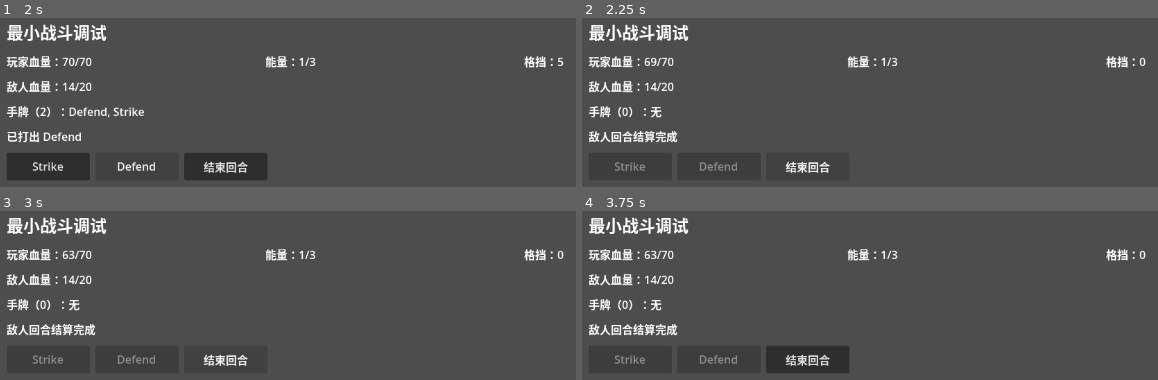
Above: before the commit, frames 1-4 (two rows, left to right).
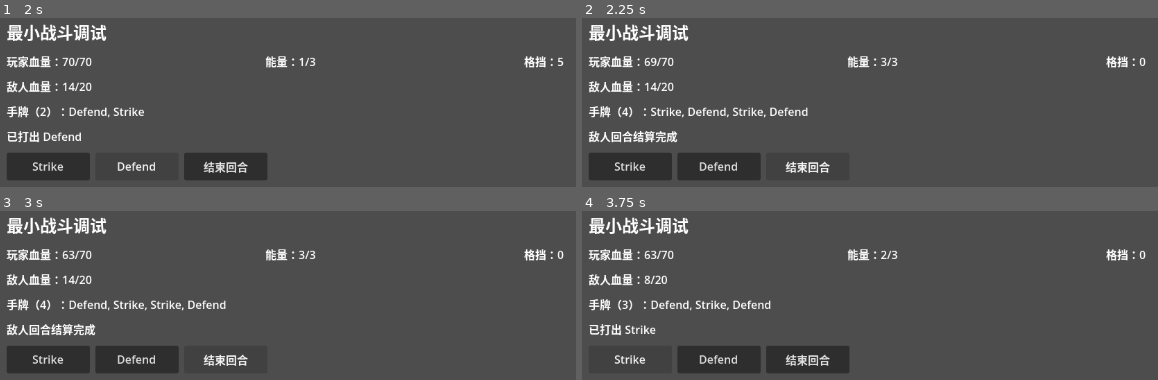
Above: after the commit, the same moments.

Repository: jxqxn/Godot-Game
Game: Godot game, scene res://scenes/stm/battle_debug_scene.tscn
The game is run twice, just before and just after one commit, with the same random seed, the same clock (stepped at 60 frames per second) and the same inputs. The project has no main scene, so this scene is started directly.
Inputs (mouse positions are in pixels of both pictures, inside the frame that each line leads up to):
- Up to frame 1 (2 s): click "Strike" at 0.5 s; click "Defend" at 1.25 s
- Up to frame 2 (2.25 s): click "结束回合" at 2 s
- Up to frame 3 (3 s): click "结束回合" at 2.75 s
- Up to frame 4 (3.75 s): click (628, 359) at 3.5 s, where only the run after the commit has a clickable "Strike"

Frame 1 is identical in both runs. In frame 2, 1.1% of the frame differs, in the area x 5-53%, y 23-91%; in frame 3, 1.1%; in frame 4, 1.8%, in the area x 1-53%, y 23-91%.

Commit message:
fix(combat): start next player turn after enemy phase

Diff:
--- a/scripts/stm/engine/combat.gd
+++ b/scripts/stm/engine/combat.gd
@@ -71,7 +71,11 @@
 	var enemy_result = execute_enemy_turn(game_state)
 	if enemy_result != _result_none():
 		return enemy_result
-	return check_combat_end(game_state)
+	var combat_end_result = check_combat_end(game_state)
+	if combat_end_result != _result_none():
+		return combat_end_result
+	start_player_turn(game_state)
+	return _result_none()
 
 
 func execute_player_end(game_state) -> void:
--- a/scripts/stm/tests/core_skeleton_test.gd
+++ b/scripts/stm/tests/core_skeleton_test.gd
@@ -152,7 +152,7 @@
 	assert_eq(game_state.player.block, 5)
 	assert_true(game_state.player.card_manager.get_pile("discard_pile").has(defend))
 
-func test_end_turn_discards_hand_and_enemy_damage_uses_block() -> void:
+func test_end_turn_discards_hand_enemy_damage_uses_block_and_starts_next_player_turn() -> void:
 	# Given：玩家已打出 Defend 并保留 5 点格挡，手牌中还有其他牌。
 	var bootstrap = GameBootstrapScript.new()
 	var game_state = bootstrap.create_test_game()
@@ -163,11 +163,12 @@
 	var starting_hp = game_state.player.hp
 	# When：玩家结束回合，DummyEnemy 执行 6 点攻击。
 	var result = combat.end_turn(game_state)
-	# Then：剩余手牌进入弃牌堆，格挡抵消 5 点伤害，玩家只损失 1 点 HP。
+	# Then：剩余手牌先进入弃牌堆，格挡抵消 5 点伤害，玩家只损失 1 点 HP，并开始下一玩家回合。
 	assert_eq(result, TypesScript.TerminalResult.NONE)
-	assert_eq(game_state.player.card_manager.get_pile("hand").size(), 0)
 	assert_eq(game_state.player.hp, starting_hp - 1)
 	assert_eq(game_state.player.block, 0)
+	assert_eq(game_state.player.energy, game_state.player.max_energy)
+	assert_true(game_state.player.card_manager.get_pile("hand").size() > 0)
 	assert_eq(combat.combat_state.current_phase, "player_start")
 
 func test_combat_reports_win_when_all_enemies_reach_zero_hp() -> void:
@@ -244,6 +245,7 @@
 	assert_eq(enemy.hp, enemy.max_hp - 6)
 	assert_eq(game_state.player.hp, start_hp - 1)
 	assert_true(game_state.action_queue.is_empty())
+	assert_true(game_state.player.card_manager.get_pile("hand").size() > 0)
 	assert_eq(combat.combat_state.current_phase, "player_start")
 
 
--- a/scripts/stm/tests/test_battle_debug_scene.gd
+++ b/scripts/stm/tests/test_battle_debug_scene.gd
@@ -51,7 +51,7 @@
 	assert_true(_label_text(scene, "Layout/HandLabel").contains("手牌（3）："))
 
 
-func test_end_turn_button_resolves_enemy_turn_and_refreshes_display() -> void:
+func test_end_turn_button_starts_next_player_turn_and_reenables_card_buttons() -> void:
 	# Given：调试场景中玩家已打出 Defend 并获得 5 点格挡。
 	var scene = _instantiate_debug_scene()
 	assert_not_null(scene)
@@ -60,11 +60,13 @@
 	_press_button(scene, "Layout/Buttons/DefendButton")
 	# When：点击结束回合按钮。
 	_press_button(scene, "Layout/Buttons/EndTurnButton")
-	# Then：DummyEnemy 的攻击被格挡抵消 5 点，玩家只损失 1 点血量，界面刷新到最新状态。
+	# Then：DummyEnemy 的攻击被格挡抵消 5 点，玩家只损失 1 点血量，并进入可继续出牌的新玩家回合。
 	assert_eq(_label_text(scene, "Layout/Metrics/PlayerHpLabel"), "玩家血量：69/70")
 	assert_eq(_label_text(scene, "Layout/Metrics/BlockLabel"), "格挡：0")
-	assert_eq(_label_text(scene, "Layout/Metrics/EnergyLabel"), "能量：2/3")
-	assert_true(_label_text(scene, "Layout/HandLabel").contains("手牌（0）：无"))
+	assert_eq(_label_text(scene, "Layout/Metrics/EnergyLabel"), "能量：3/3")
+	assert_true(_label_text(scene, "Layout/HandLabel").contains("手牌（"))
+	assert_false(_button_disabled(scene, "Layout/Buttons/StrikeButton"))
+	assert_false(_button_disabled(scene, "Layout/Buttons/DefendButton"))
 
 
 func _instantiate_debug_scene():
@@ -91,3 +93,10 @@
 	if button == null:
 		return
 	button.emit_signal("pressed")
+
+
+func _button_disabled(scene: Node, node_path: String) -> bool:
+	var button = scene.get_node_or_null(node_path)
+	if button == null:
+		return true
+	return button.disabled
